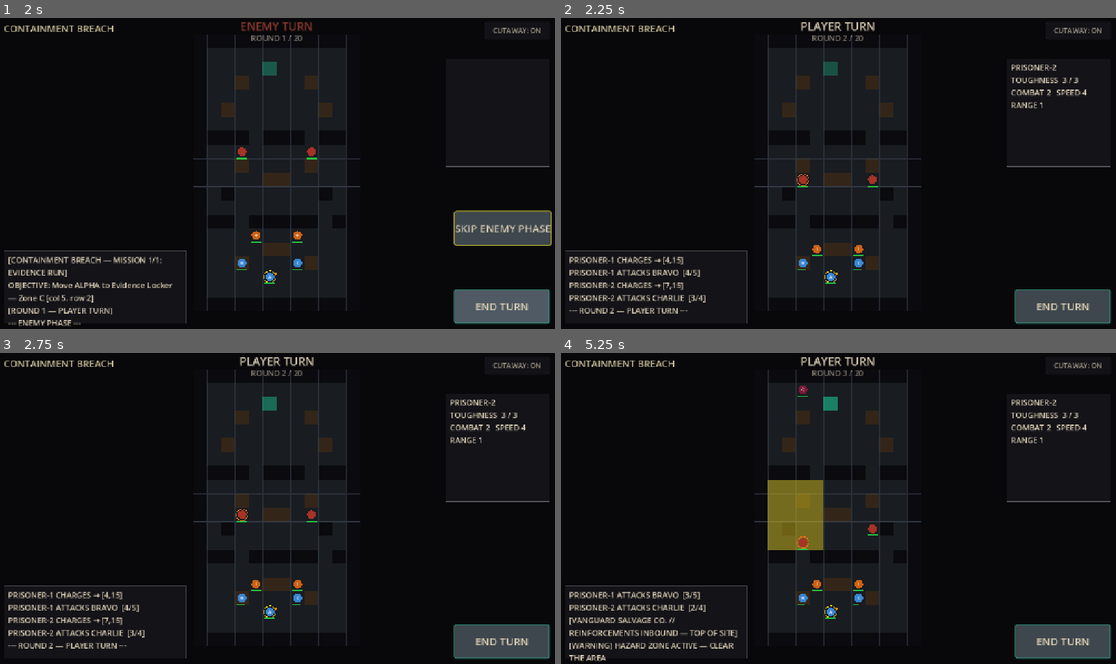
Above: before the commit, frames 1-4 (two rows, left to right).
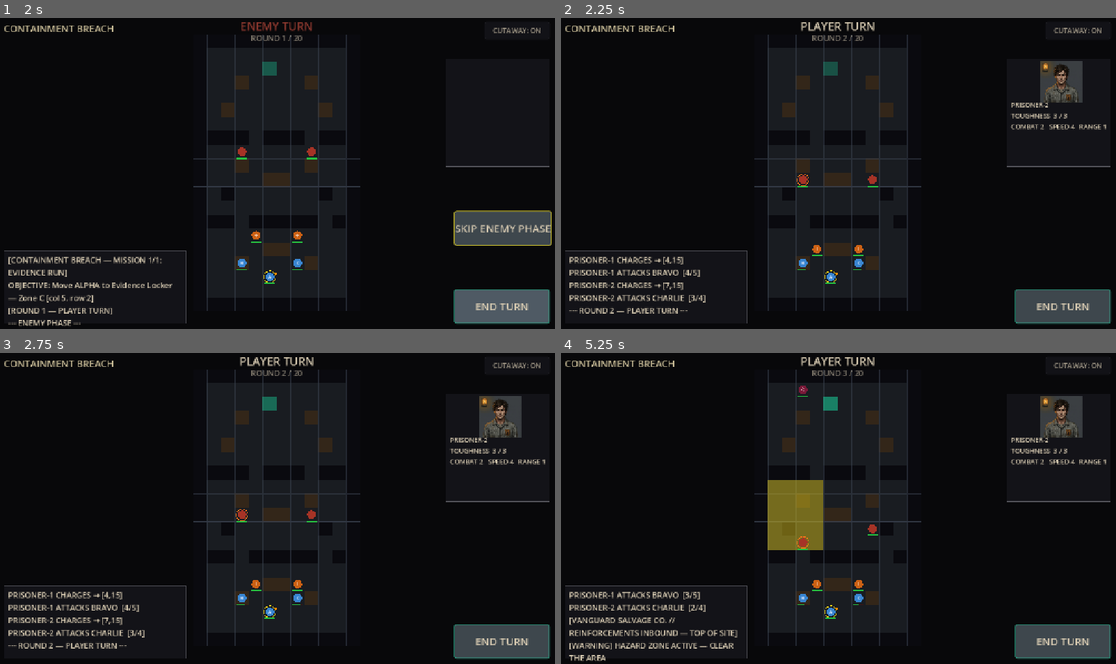
Above: after the commit, the same moments.

Repository: kavemankai/wizcool
Game: Godot game, scene res://scenes/ui/ManifestScreen.tscn
The game is run twice, just before and just after one commit, with the same random seed, the same clock (stepped at 60 frames per second) and the same inputs.
Inputs:
- Up to frame 1 (2 s): click "BEGIN MISSION" at 0.5 s; click "END TURN" at 1.25 s
- Up to frame 2 (2.25 s): click "SKIP ENEMY PHASE" at 2 s
- Up to frame 3 (2.75 s): no input
- Up to frame 4 (5.25 s): click "CUTAWAY: ON" at 2.75 s; click "CUTAWAY: OFF" at 3.5 s; click "END TURN" at 4.25 s; click "SKIP ENEMY PHASE" at 5 s

Frame 1 is identical in both runs. In frame 2, 1.5% of the frame differs, in the area x 80-99%, y 13-36%; in frame 3, 1.5%; in frame 4, 1.5%.

Commit message:
art: replace portraits with pixel-art style; add SENTINEL + PRISONER
Swapped all 6 existing portraits (player crew + Vanguard rival crew) for the
new unified pixel-art set generated in Google Flow, and added the two faceless
archetype faces (SENTINEL, PRISONER) — the whole cast now shares one cohesive
pixel-art register that fits the art bible far better than the photoreal drafts.

- 8x 96x96 RGBA portraits (1024 sources downscaled), re-imported.
- HUD: SENTINEL/PRISONER are archetype types — added _portrait_key() so any
  unit_id starting with SENTINEL/PRISONER resolves to the shared face, while
  named crew still match exactly.

Validated headless (Godot 4.6.2): all 8 load 96x96, clean compile.

Co-Authored-By: Claude Opus 4.8 <noreply@anthropic.com>

Diff:
--- a/scripts/ui/HUD.gd
+++ b/scripts/ui/HUD.gd
@@ -115,7 +115,7 @@
 	var inspect_rect := Rect2(SCREEN_W - MARGIN - 240, 96, 240, 250)
 	var inspect_panel := _panel(root, inspect_rect)
 	# Crew portrait — top-centre of the panel, shown only for player units that
-	# have one. Linear filter: these are painterly photo portraits, not pixel art.
+	# have one. Linear filter: downscaled pixel-art illustrations read fine soft.
 	_unit_portrait = TextureRect.new()
 	_unit_portrait.set_position(Vector2(78, 6))
 	_unit_portrait.set_size(Vector2(84, 84))
@@ -129,8 +129,9 @@
 	_unit_label.add_theme_font_size_override("font_size", FS_UNIT)
 	_unit_label.add_theme_color_override("font_color", PARCHMENT)
 
-	# Preload portraits (player crew + named Vanguard rival crew) if imported.
-	# Keyed by unit_id. SENTINEL/PRISONER are faceless types — no portrait.
+	# Preload portraits if imported. Player crew + named Vanguard rival crew key
+	# by exact unit_id; SENTINEL/PRISONER are archetype types so any unit whose
+	# id starts with that name resolves to the shared face (see _portrait_key).
 	var portrait_paths := {
 		"ALPHA": "res://assets/portraits/portrait_player_alpha.png",
 		"BRAVO": "res://assets/portraits/portrait_player_bravo.png",
@@ -138,6 +139,8 @@
 		"VANGUARD-1": "res://assets/portraits/portrait_enemy_vanguard_leader.png",
 		"VANGUARD-2": "res://assets/portraits/portrait_enemy_vanguard_soldier.png",
 		"VANGUARD-3": "res://assets/portraits/portrait_enemy_vanguard_tech.png",
+		"SENTINEL": "res://assets/portraits/portrait_enemy_sentinel.png",
+		"PRISONER": "res://assets/portraits/portrait_enemy_prisoner.png",
 	}
 	for pid: String in portrait_paths:
 		var ppath: String = portrait_paths[pid]
@@ -316,6 +319,18 @@
 func set_skip_visible(show_btn: bool) -> void:
 	_skip_btn.visible = show_btn
 
+## Resolve a unit_id to a loaded portrait key, or "" if none.
+## Exact match for named crew; prefix match for archetype types (SENTINEL-1,
+## PRISONER-2, … all share one face).
+func _portrait_key(unit_id: String) -> String:
+	if _portraits.has(unit_id):
+		return unit_id
+	if unit_id.begins_with("SENTINEL") and _portraits.has("SENTINEL"):
+		return "SENTINEL"
+	if unit_id.begins_with("PRISONER") and _portraits.has("PRISONER"):
+		return "PRISONER"
+	return ""
+
 ## Show/hide the USE ABILITY button and set its label to the ability name.
 func set_ability_visible(show_btn: bool, label: String = "") -> void:
 	_ability_btn.visible = show_btn
@@ -340,8 +355,9 @@
 		_unit_label.size = Vector2(220, 234)
 		return
 	# Portrait: show it and drop the stat text below; otherwise full panel.
-	if _portraits.has(unit.unit_id):
-		_unit_portrait.texture = _portraits[unit.unit_id]
+	var pkey := _portrait_key(unit.unit_id)
+	if pkey != "":
+		_unit_portrait.texture = _portraits[pkey]
 		_unit_portrait.visible = true
 		_unit_label.position = Vector2(10, 96)
 		_unit_label.size = Vector2(220, 146)
Binary file added: assets/portraits/portrait_enemy_prisoner.png
Not shown, added: assets/portraits/portrait_enemy_prisoner.png.import
Binary file added: assets/portraits/portrait_enemy_sentinel.png
Not shown, added: assets/portraits/portrait_enemy_sentinel.png.import
Binary file changed: assets/portraits/portrait_enemy_vanguard_leader.png
Binary file changed: assets/portraits/portrait_enemy_vanguard_soldier.png
Binary file changed: assets/portraits/portrait_enemy_vanguard_tech.png
Binary file changed: assets/portraits/portrait_player_alpha.png
Binary file changed: assets/portraits/portrait_player_bravo.png
Binary file changed: assets/portraits/portrait_player_charlie.png
